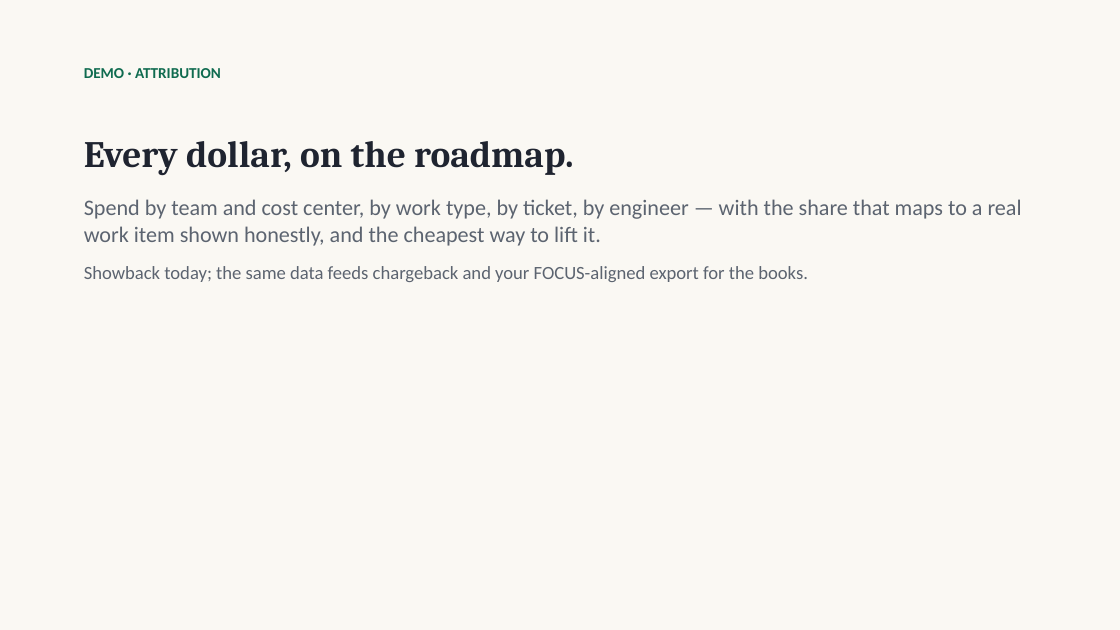
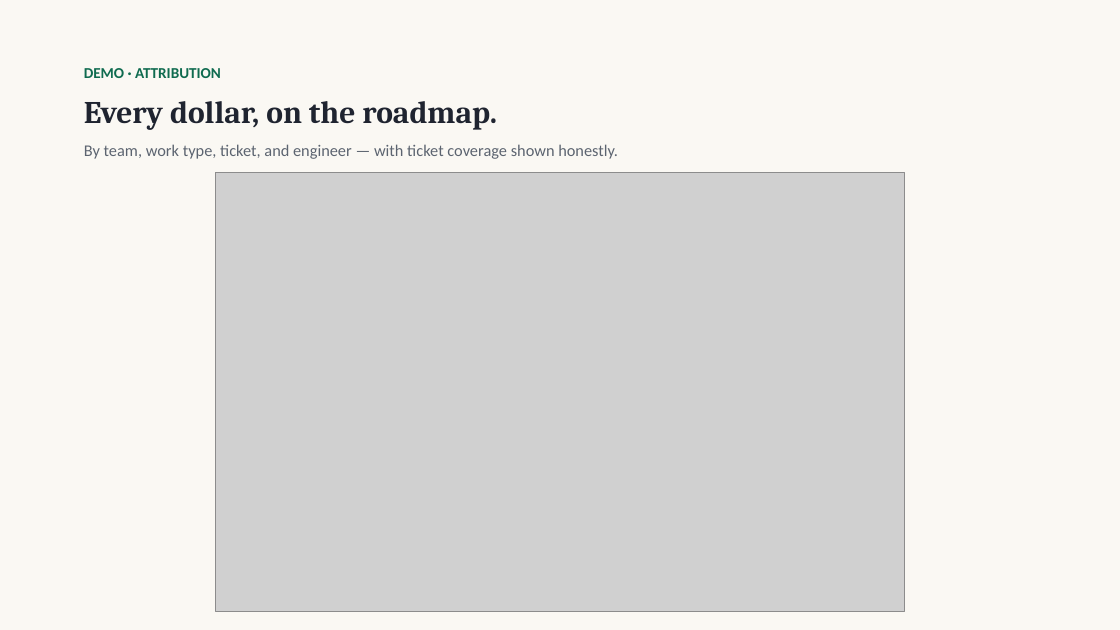
Before and after one commit to krethikram-sudo/options-bot, a slide deck: slide 6 of docs/mhbe-demo-deck.pptx. Drawn at 1120x630 pixels with LibreOffice and Linux fonts; fonts in the diff are those of the drawing; grey boxes stand for pictures. Boxes give left, top, right and bottom in pixels: in the first picture for what was removed or moved away, otherwise in the second. Text is boxed around its words. In the diff, an @@ line names an element or a change of style, - is before the commit and + after.

```diff
--- a/docs/mhbe-demo-deck.pptx
+++ b/docs/mhbe-demo-deck.pptx
@@ text "Every dollar, on the roadmap.": place and size @@
-text "Every dollar, on the roadmap." at bbox=[84, 141, 1022, 282]
+text "Every dollar, on the roadmap." at bbox=[84, 101, 497, 130]
@@ text "Every dollar, on the roadmap." at bbox=[84, 101, 497, 130]: size 32 to 27 pt; less space between paragraphs @@
@@ text added at bbox=[84, 144, 618, 159], 14 pt, text #5C6470 @@
+By team, work type, ticket, and engineer — with ticket coverage shown honestly.
@@ picture added at bbox=[216, 172, 905, 612] @@
@@ text at bbox=[84, 199, 1022, 282]: paragraphs removed @@
-Spend by team and cost center, by work type, by ticket, by engineer — with the share that maps to a real work item shown honestly, and the cheapest way to lift it.
-Showback today; the same data feeds chargeback and your FOCUS-aligned export for the books.
```
Also in this commit, not shown: 5 other slides changed, 9 other files.
